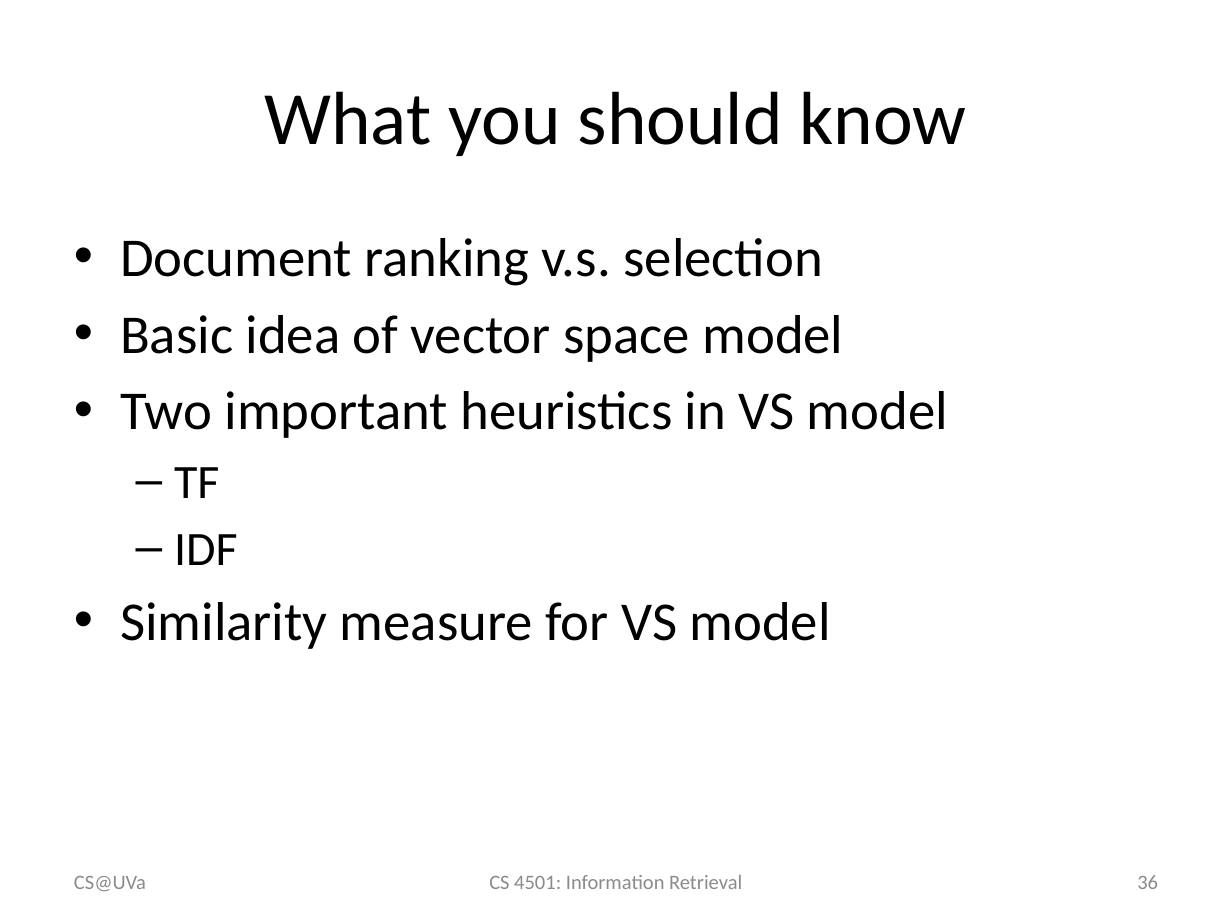
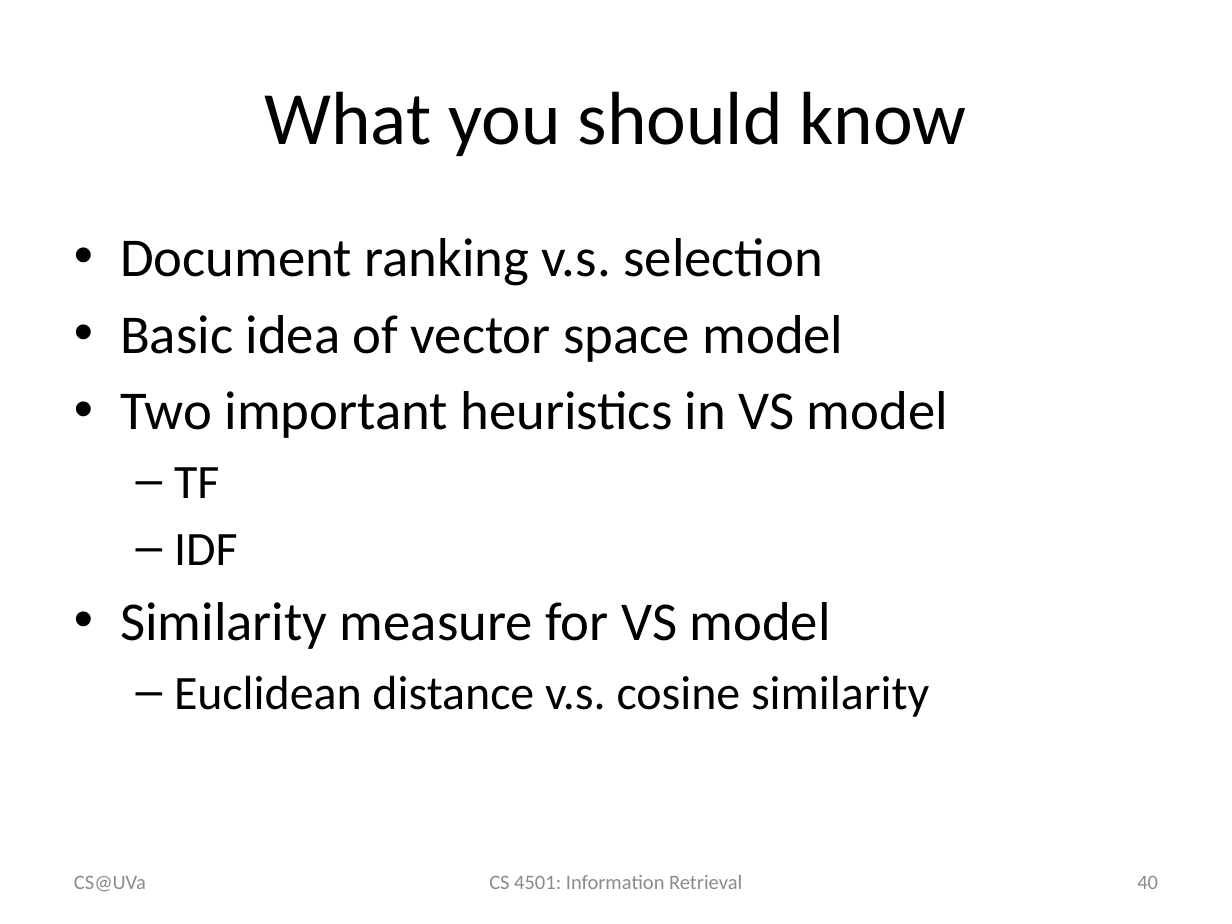
Before and after one commit to wang296/IR2015, a slide deck: slide 40 of docs/Boolean&VS model.pptx (slide 36 before the commit). Drawn at 1232x924 pixels with LibreOffice and Linux fonts; fonts in the diff are those of the drawing. Boxes give left, top, right and bottom in pixels: in the first picture for what was removed or moved away, otherwise in the second. Text is boxed around its words. In the diff, an @@ line names an element or a change of style, - is before the commit and + after.

```diff
--- a/docs/Boolean&VS model.pptx
+++ b/docs/Boolean&VS model.pptx
@@ text at <box>174,675,929,717</box>: paragraph added @@
+  – Euclidean distance v.s. cosine similarity
@@ page number at <box>1137,876,1158,889</box>: text changed @@
-36
+40
```
Also in this commit, not shown: 3 other slides changed, 4 slides added, 4 other files.
